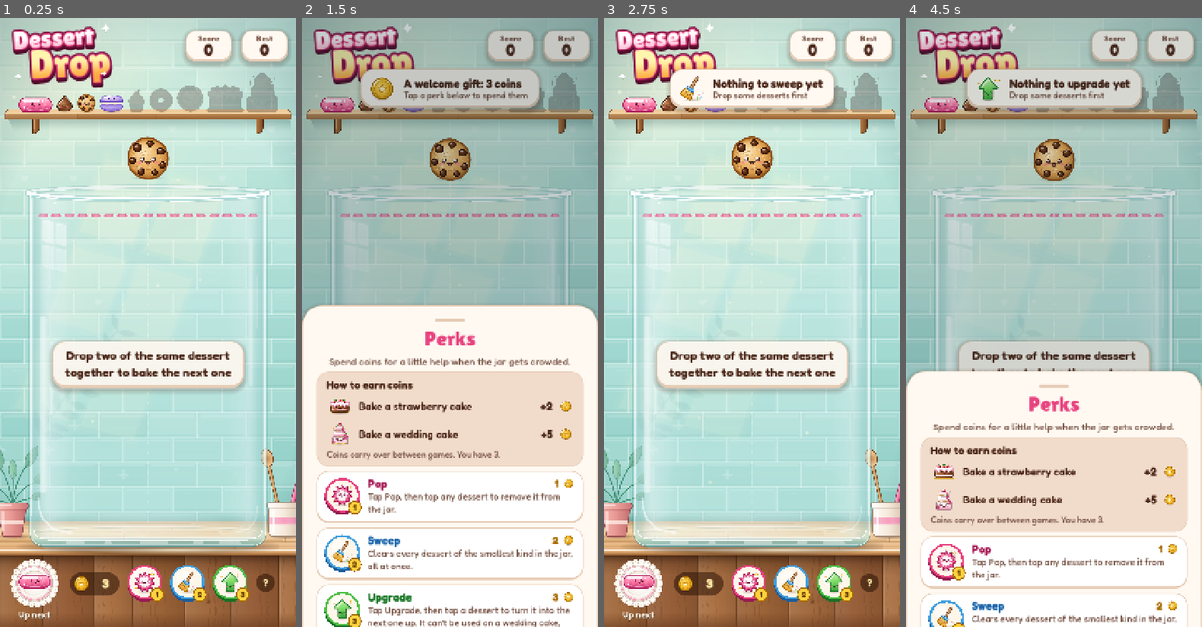
Above: before the commit, frames 1-4 (left to right).
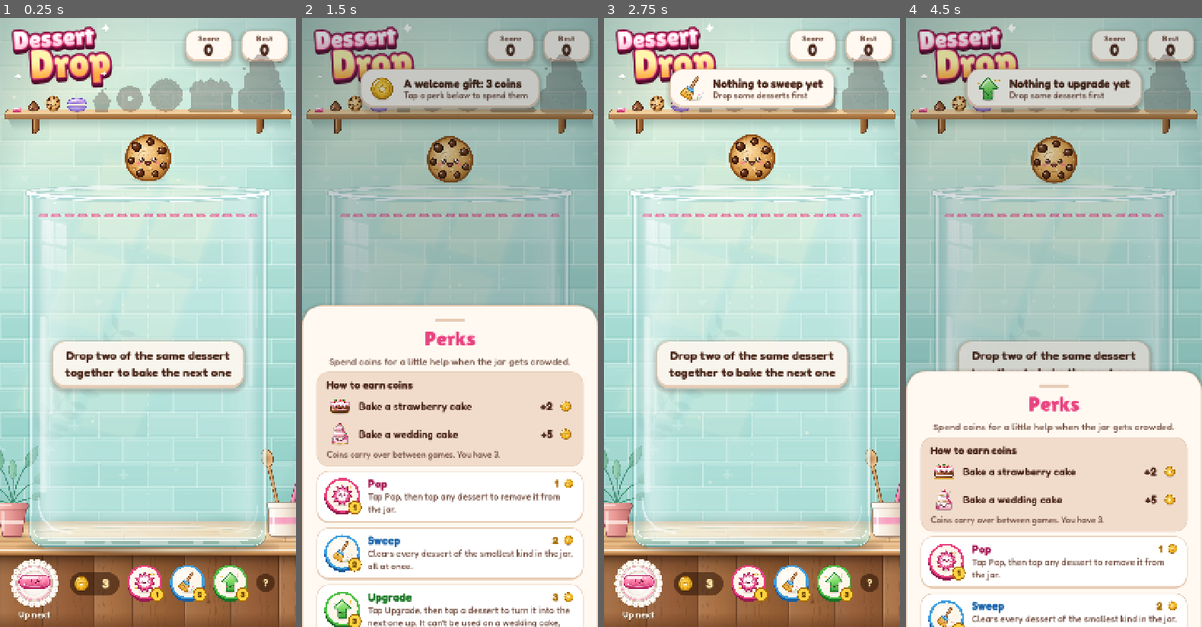
Above: after the commit, the same moments.

Repository: jonstuebe/dessert-drop
Game: Godot game, scene res://scenes/main.tscn
The game is run twice, just before and just after one commit, with the same random seed, the same clock (stepped at 60 frames per second) and the same inputs.
Inputs (mouse positions are in pixels of both pictures, inside the frame that each line leads up to):
- Up to frame 1 (0.25 s): no input
- Up to frame 2 (1.5 s): click "3" at 0.5 s; click (447, 584) at 1.27 s
- Up to frame 3 (2.75 s): click (790, 584) at 2.02 s
- Up to frame 4 (4.5 s): click (1136, 584) at 2.77 s; click "?" at 3.5 s; click "Got it" at 4.25 s

The runs differ from the first frame. In frame 1, 3.0% of the frame differs, in the area x 4-97%, y 6-84%; in frame 2, 1.7%; in frame 3, 1.9%; in frame 4, 1.8%.

Commit message:
Resize desserts, shelf and previews (#1)
Make sprinkles and chips adjustable per tier (sprinkle ~55%, chip ~86%), grow all jar desserts 10%, size the shelf in true proportion across its full width, and enable Worker Preview URLs.

Diff:
--- a/scripts/hud.gd
+++ b/scripts/hud.gd
@@ -195,20 +195,23 @@
 	_ladder_glow.mouse_filter = Control.MOUSE_FILTER_IGNORE
 	_ladder_glow.modulate = Color(1, 1, 0.92, 0.0)
 	stage_ui.add_child(_ladder_glow)
-	var max_r := Tiers.radius(Tiers.TOP)
+	var max_h := Tiers.size(Tiers.TOP).y
 	var widths: Array[float] = []
 	var heights: Array[float] = []
 	var total := 0.0
 	for i in Tiers.count():
 		var sz := Tiers.size(i)
-		var h := 26.0 + 64.0 * (Tiers.radius(i) / max_r) * (sz.y / Tiers.radius(i) / 2.0)
+		# true to the jar: heights keep the same ratios as the bodies themselves
+		var h := 90.0 * sz.y / max_h
 		var w := h * sz.x / sz.y
 		heights.append(h)
 		widths.append(w)
 		total += w
-	var gap := 10.0
-	var fit := minf(1.0, (660.0 - gap * 8) / total)
-	var x := 360.0 - (total * fit + gap * 8) / 2.0
+	# Fill the shelf's full width: grow the row (up to 135 px tall, so it stays
+	# clear of the header), then spread what's left over as even gaps.
+	var fit := minf((660.0 - 10.0 * 8) / total, 135.0 / 90.0)
+	var gap := (660.0 - total * fit) / 8.0
+	var x := 360.0 - 660.0 / 2.0
 	for i in Tiers.count():
 		var w := widths[i] * fit
 		var h := heights[i] * fit
--- a/scripts/tiers.gd
+++ b/scripts/tiers.gd
@@ -2,15 +2,15 @@
 ## The dessert ladder: sizes, physics shapes and scoring for each tier.
 ## Art is drawn at a base radius of 30 design units (see assets/art/d*.svg).
 
-const SCALE := 1.6          # prototype pixels -> game pixels
+const SCALE := 1.76         # prototype pixels -> game pixels (1.6 + 10%)
 const ART_R := 30.0         # radius the SVG art is drawn at
 const GROWTH: Array[float] = [1.10, 1.13, 1.16, 1.19, 1.22, 1.25, 1.28, 1.31]
 const DROP_WEIGHTS: Array[float] = [0.34, 0.30, 0.22, 0.14]
 const COIN_REWARD := {7: 2, 8: 5}   # strawberry cake, wedding cake
 
 const DATA := [
-	{"key": "sprinkle", "file": "d0_sprinkle", "name": "Sprinkle", "shape": "rect", "bw": 2.6, "bh": 1.1, "bounce": 0.45, "tone": Color("#FF8FB1")},
-	{"key": "chip", "file": "d1_chip", "name": "Chocolate chip", "shape": "circle", "bounce": 0.38, "tone": Color("#96572F")},
+	{"key": "sprinkle", "file": "d0_sprinkle", "name": "Sprinkle", "shape": "rect", "bw": 2.6, "bh": 1.1, "scale": 0.546, "bounce": 0.45, "tone": Color("#FF8FB1")},
+	{"key": "chip", "file": "d1_chip", "name": "Chocolate chip", "shape": "circle", "scale": 0.855, "bounce": 0.38, "tone": Color("#96572F")},
 	{"key": "cookie", "file": "d2_cookie", "name": "Cookie", "shape": "circle", "tone": Color("#E8B063")},
 	{"key": "macaron", "file": "d3_macaron", "name": "Macaron", "shape": "rect", "bw": 2.1, "bh": 1.5, "tone": Color("#CBB5F7")},
 	{"key": "cupcake", "file": "d4_cupcake", "name": "Cupcake", "shape": "rect", "bw": 1.65, "bh": 1.95, "tone": Color("#8ED4F7")},
@@ -26,14 +26,15 @@
 static func count() -> int:
 	return DATA.size()
 
-## Body radius in game pixels.
+## Body radius in game pixels. A tier's optional "scale" resizes only that
+## tier; the tiers above it still grow from the unscaled chain.
 static func radius(i: int) -> float:
 	if _radii.is_empty():
 		var r := 26.0
 		for k in DATA.size():
 			if k > 0:
 				r *= GROWTH[k - 1]
-			_radii.append(r * SCALE)
+			_radii.append(r * SCALE * DATA[k].get("scale", 1.0))
 	return _radii[i]
 
 static func info(i: int) -> Dictionary:
Not shown, added: tools/record_trailer.gd.uid
Not shown, changed: wrangler.jsonc
